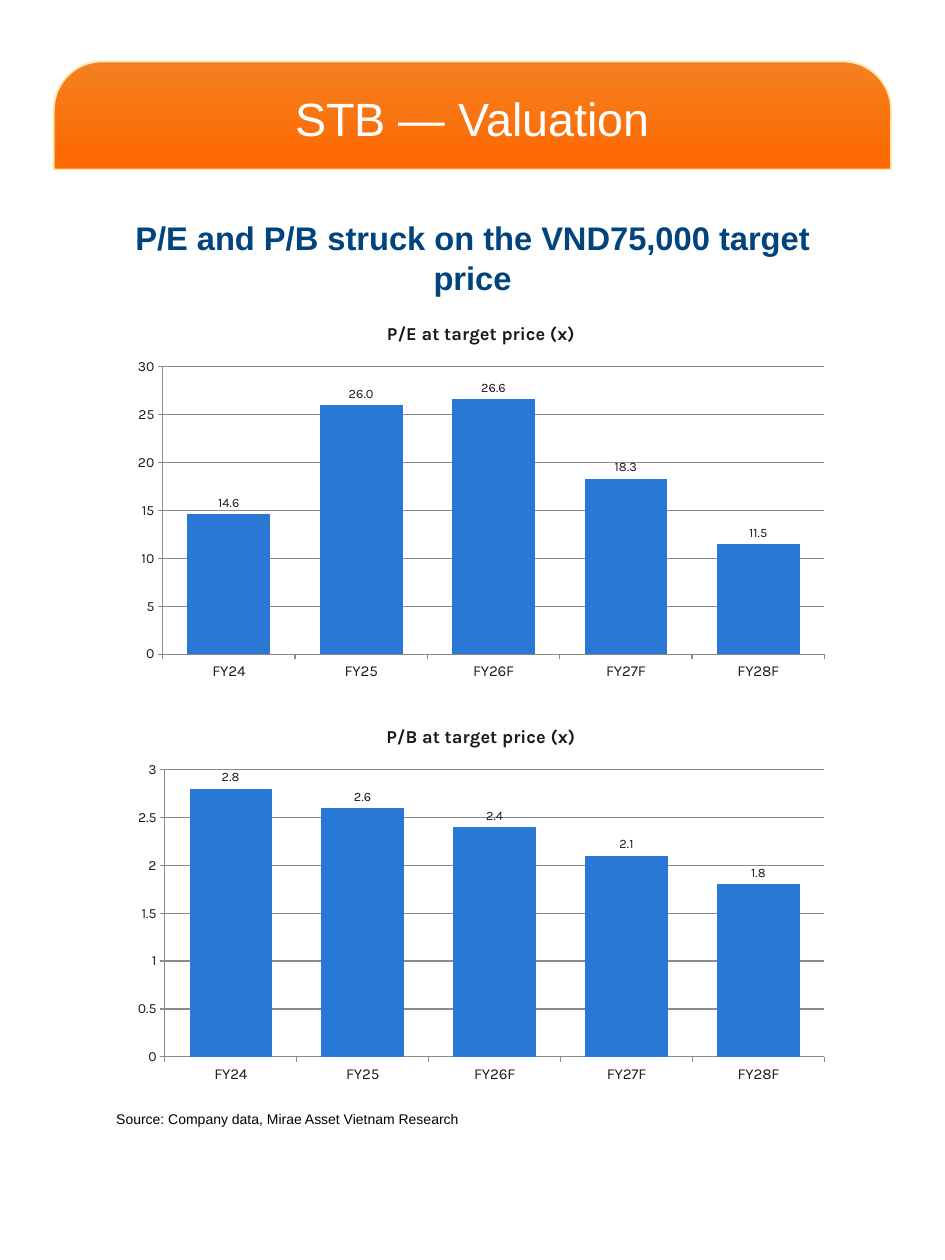
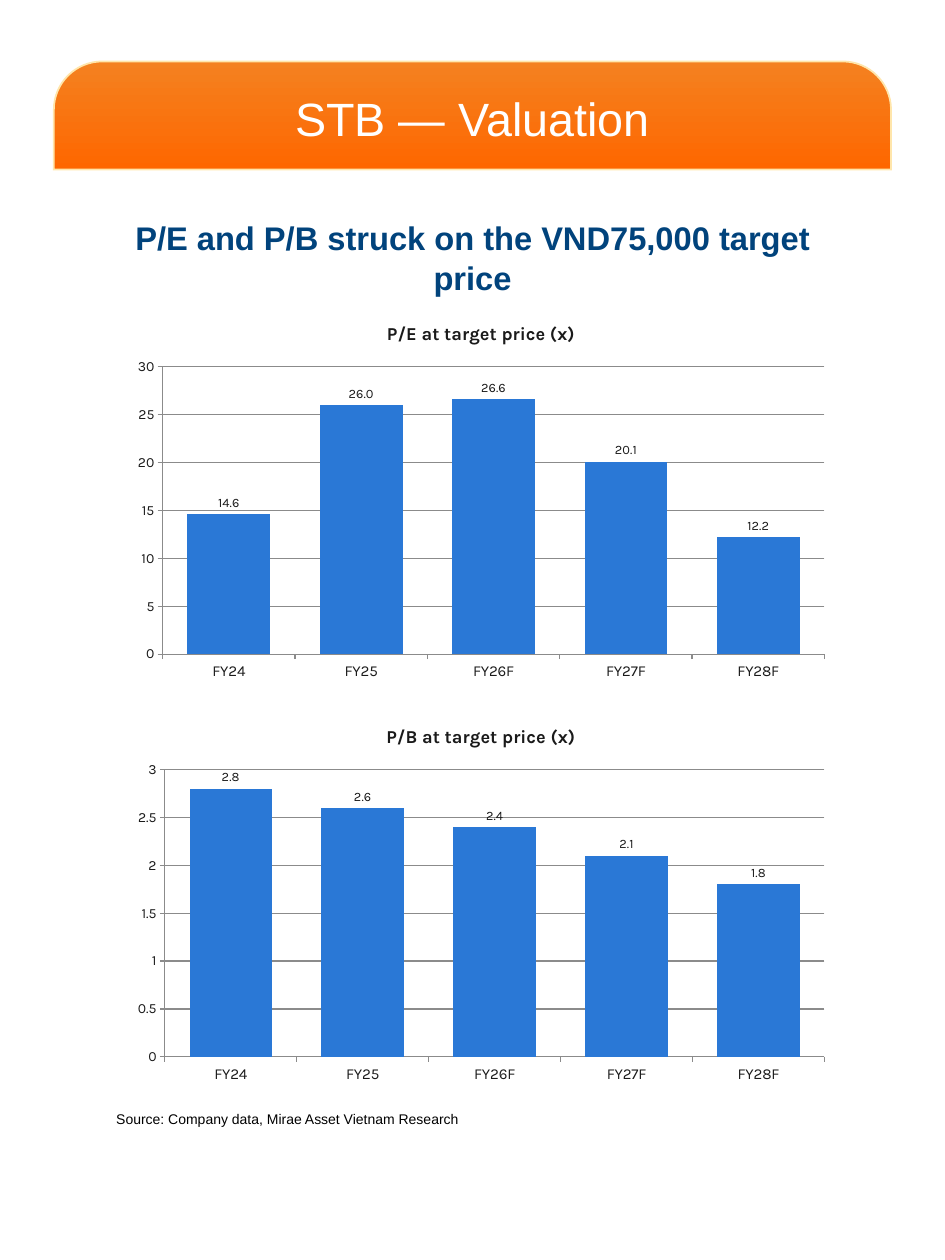
Before and after one commit to datquanton/verbose-guide, a slide deck: slide 4 of MASVN_Mobile_Report_STB_FPT_2Q26_EN_VN.pptx. Drawn at 945x1260 pixels with LibreOffice and Linux fonts; fonts in the diff are those of the drawing; background and template pictures are left out. Boxes give left, top, right and bottom in pixels: in the first picture for what was removed or moved away, otherwise in the second. Text is boxed around its words. In the diff, an @@ line names an element or a change of style, - is before the commit and + after.

```diff
--- a/MASVN_Mobile_Report_STB_FPT_2Q26_EN_VN.pptx
+++ b/MASVN_Mobile_Report_STB_FPT_2Q26_EN_VN.pptx
@@ column chart at box(123, 307, 838, 687) @@
@@ P/E at target price (x), FY27F: 18.3 to 20.1 @@
@@ P/E at target price (x), FY28F: 11.5 to 12.2 @@
```
Also in this commit, not shown: 7 other slides changed, 14 other files.
